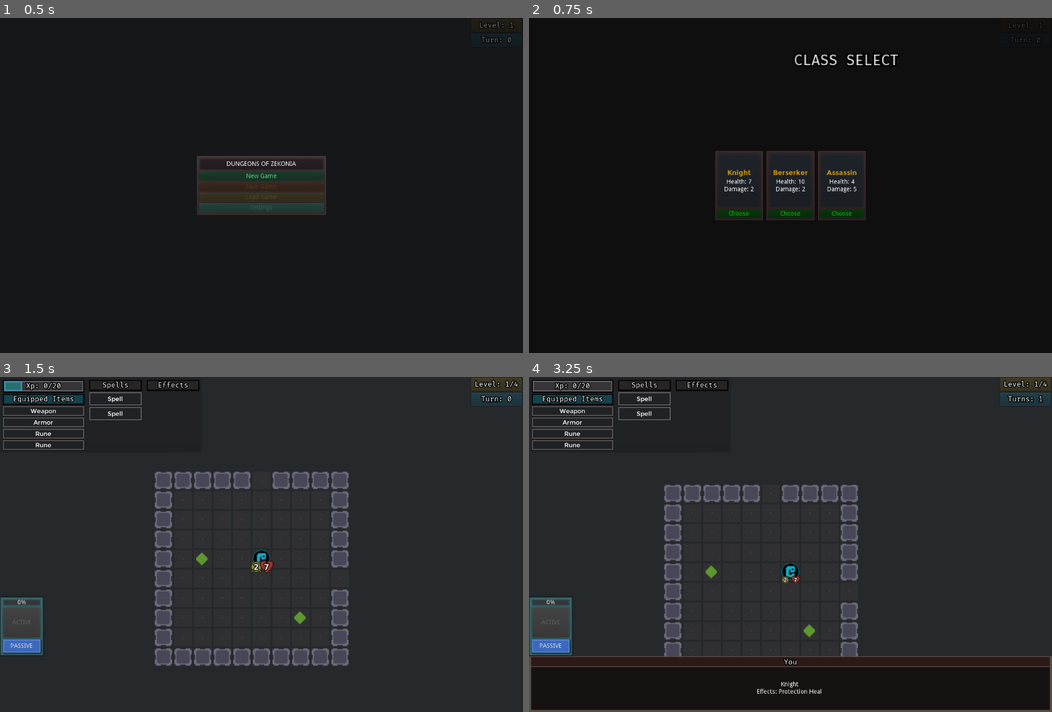
Above: before the commit, frames 1-4 (two rows, left to right).
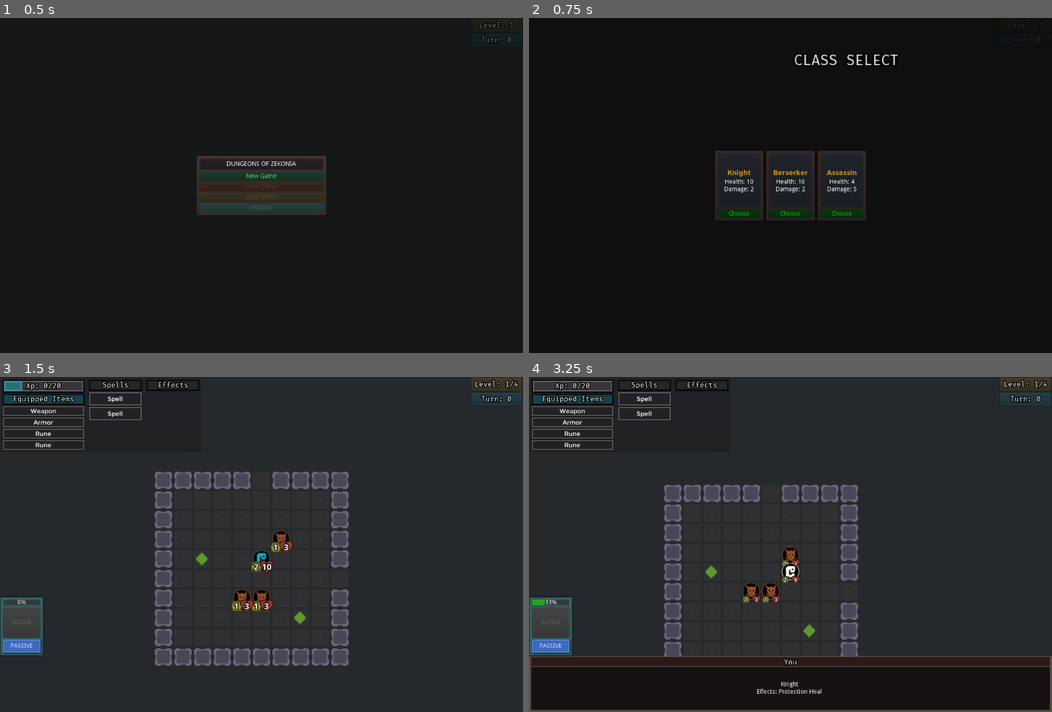
Above: after the commit, the same moments.

Repository: ZenCoderGames/ZRoguelikeGame
Game: Godot game, scene res://scene/main/MainScene.tscn
The game is run twice, just before and just after one commit, with the same random seed, the same clock (stepped at 60 frames per second) and the same inputs.
Inputs (mouse positions are in pixels of both pictures, inside the frame that each line leads up to):
- Up to frame 1 (0.5 s): no input
- Up to frame 2 (0.75 s): click "New Game" at 0.5 s
- Up to frame 3 (1.5 s): click "Choose" at 1.25 s
- Up to frame 4 (3.25 s): click "PASSIVE" at 2 s; tap Enter at 2.75 s; move the mouse to (790, 571) at 2.77 s; hold Right (move_right) from 2.78 s (still down); tap S (cam_move_down) at 2.85 s

Frame 1 is identical in both runs. In frame 2, less than 0.1% of the frame differs, in the area x 37-43%, y 48-50%; in frame 3, 0.7%; in frame 4, 0.8%, in the area x 0-99%, y 5-69%.

Commit message:
Character ability updates

Diff:
--- a/project.godot
+++ b/project.godot
@@ -125,6 +125,16 @@
 "path": "res://scripts/battle/data/actions/ActionLifeStealData.gd"
 }, {
 "base": "Action",
+"class": "ActionModifyAttack",
+"language": "GDScript",
+"path": "res://scripts/battle/instance/actions/ActionModifyAttack.gd"
+}, {
+"base": "ActionData",
+"class": "ActionModifyAttackData",
+"language": "GDScript",
+"path": "res://scripts/battle/data/actions/ActionModifyAttackData.gd"
+}, {
+"base": "Action",
 "class": "ActionModifySpecial",
 "language": "GDScript",
 "path": "res://scripts/battle/instance/actions/ActionModifySpecial.gd"
@@ -208,6 +218,11 @@
 "class": "ActionTypes",
 "language": "GDScript",
 "path": "res://scripts/battle/instance/actions/ActionTypes.gd"
+}, {
+"base": "Reference",
+"class": "AttackModifier",
+"language": "GDScript",
+"path": "res://scripts/battle/instance/characters/AttackModifier.gd"
 }, {
 "base": "Node",
 "class": "BattleInstance",
@@ -483,6 +498,8 @@
 "ActionLifeDrainData": "",
 "ActionLifeSteal": "",
 "ActionLifeStealData": "",
+"ActionModifyAttack": "",
+"ActionModifyAttackData": "",
 "ActionModifySpecial": "",
 "ActionModifySpecialData": "",
 "ActionModifyStatusEffect": "",
@@ -500,6 +517,7 @@
 "ActionSpawnEffect": "",
 "ActionSpawnEffectData": "",
 "ActionTypes": "",
+"AttackModifier": "",
 "BattleInstance": "",
 "BattleUI": "",
 "BattleView": "",
--- a/resource/characters.json
+++ b/resource/characters.json
@@ -9,7 +9,7 @@
 				"stats": [
 					{
 						"type": "HEALTH",
-						"value": 7
+						"value": 10
 					},
 					{
 						"type": "DAMAGE",
@@ -18,9 +18,9 @@
 				],
 				"active": {
 					"id": "KNIGHT_SPECIAL",
-					"description": "3 successful attacks charges up the ability. \nOn use, grants the player [Protection] for 1 turn",
-					"conditions": ["ON_POST_HIT"],
-					"count": 4,
+					"description": "Charge: 3 successful hits taken charges up the ability.\n\nActivate: grants the player [Protection] for 1 turn",
+					"conditions": ["ON_TAKE_HIT"],
+					"count": 3,
 					"executeCondition": "NONE",
 					"timeline": [
 						{
@@ -32,7 +32,7 @@
 						}
 					]
 				},
-				"passive": "PASSIVE_KNIGHT_HEAL"
+				"passive": "PASSIVE_KNIGHT"
 			},
 			{
 				"id": "BERSERKER",
@@ -51,27 +51,21 @@
 				],
 				"active": {
 					"id": "BERSERKER_SPECIAL",
-					"description": "4 successful hits taken by the player charges up the ability. \nOn use, Spin around and do attack damage all nearby enemy",
-					"conditions": ["ON_TAKE_HIT"],
-					"count": 4,
-					"executeCondition": "NEARBY_ENEMY",
+					"description": "Charge: 3 successful hits charges up the ability. \n\nActivate: Charges up your next attack to do splash damage to all nearby targets",
+					"conditions": ["ON_POST_HIT"],
+					"count": 3,
+					"executeCondition": "NONE",
 					"timeline": [
 						{
-							"type": "FIND_TARGETS",
+							"type": "ADD_STATUS_EFFECT",
 							"params": {
-								"range": 1,
-								"maxTargets": 4
-							}
-						},
-						{
-							"type": "DO_DAMAGE_TO_TARGETS",
-							"params": {
-								"useCharacterDamage": true
+								"statusEffectId": "STATUS_EFFECT_BARBARIAN_SPECIAL",
+								"applyToSource": true
 							}
 						}
 					]
 				},
-				"passive": "PASSIVE_BERSERKER_STUN"
+				"passive": "PASSIVE_BERSERKER"
 			},
 			{
 				"id": "ASSASSIN",
@@ -89,7 +83,7 @@
 				],
 				"active": {
 					"id": "ASSASSIN_SPECIAL",
-					"description": "2 successful kills charges up the ability. \nOn use, grants the player [Stealth] for 2 turns",
+					"description": "Charge: 2 successful kills charges up the ability. \n\nActivate: Grants the player [Stealth] for 2 turns",
 					"conditions": ["ON_KILL"],
 					"count": 2,
 					"executeCondition": "NONE",
@@ -103,7 +97,7 @@
 						}
 					]
 				},
-				"passive": "PASSIVE_ASSASSIN_CRITICAL"
+				"passive": "PASSIVE_ASSASSIN"
 			}
 		],
 		"enemies": [
--- a/resource/items.json
+++ b/resource/items.json
@@ -157,15 +157,15 @@
 		},
 		{
 			"#disable": true,
-			"id": "ITEM_SPELL_WHIRLWIND",
-			"name": "Whirlwind",
-			"description": "Spin around and damage all targets with your current damage",
-			"fullDescription": "Spin around and damage all targets with your current damage",
-			"path": "entity/items/spells/Spell_Tier1.tscn",
-			"type": "SPELL",
-			"tier": 2,
-			"maxCount": 1,
-			"spellId": "SPELL_WHIRLWIND"
+			"id": "ITEM_SPELL_AOE_STUN",
+			"name": "Aoe Stun",
+			"description": "Stun all nearby enemies",
+			"fullDescription": "Stun all nearby enemies",
+			"path": "entity/items/spells/Spell_Tier1.tscn",
+			"type": "SPELL",
+			"tier": 2,
+			"maxCount": 1,
+			"spellId": "SPELL_AOE_STUN"
 		},
 		{
 			"#disable": true,
--- a/resource/passives.json
+++ b/resource/passives.json
@@ -23,9 +23,9 @@
 			]
 		},
 		{
-			"id": "PASSIVE_KNIGHT_HEAL",
+			"id": "PASSIVE_KNIGHT",
 			"name": "Protection Heal",
-			"description": "Heal for 1 when hit while [Protected]",
+			"description": "Heal for 1 whenever you block a hit",
 			"conditions": [
 				"ON_BLOCKED_HIT"
 			],
@@ -44,9 +44,9 @@
 			]
 		},
 		{
-			"id": "PASSIVE_ASSASSIN_CRITICAL",
+			"id": "PASSIVE_BERSERKER",
 			"name": "Critical Strike",
-			"description": "Every 3rd attack is a critical hit",
+			"description": "After 3 attacks, charge up your next attack to do a critical hit",
 			"conditions": [
 				"ON_POST_ATTACK"
 			],
@@ -63,26 +63,40 @@
 			]
 		},
 		{
-			"id": "PASSIVE_BERSERKER_STUN",
-			"name": "Berserker Stun",
-			"description": "Every 3rd hit from the Berserker, stuns its target",
-			"conditions": [
-				"ON_POST_ATTACK"
-			],
-			"triggerCount": 3,
-			"resetCountOnActivate": true,
-			"timeline": [
-				{
-					"type": "FIND_TARGETS",
-					"params": {
-						"lastHitTarget": true
-					}
-				},
-				{
-					"type": "ADD_STATUS_EFFECT",
-					"params": {
-						"statusEffectId": "STATUS_EFFECT_STUN",
-						"applyToTargets": true
+			"id": "PASSIVE_ASSASSIN",
+			"name": "Assassin Stealth Rage",
+			"description": "Gain +2 Attack when going into Stealth",
+			"timeline": [
+				{
+					"type": "MODIFY_STATUS_EFFECT",
+					"params": {
+						"statusEffectId": "STATUS_EFFECT_STEALTH",
+						"startTimeline": [
+							{
+								"type": "ADD_STAT_MODIFIER",
+								"params": {
+									"statModifiers": [
+										{
+											"type": "DAMAGE",
+											"baseValue": 2
+										}
+									]
+								}
+							}
+						],
+						"endTimeline": [
+							{
+								"type": "ADD_STAT_MODIFIER",
+								"params": {
+									"statModifiers": [
+										{
+											"type": "DAMAGE",
+											"baseValue": -2
+										}
+									]
+								}
+							}
+						]
 					}
 				}
 			]
--- a/resource/spells.json
+++ b/resource/spells.json
@@ -7,20 +7,20 @@
 				{
 					"type": "FIND_TARGETS",
 					"params": {
-						"range": 1,
+						"range": 3,
 						"maxTargets": 1
 					}
 				},
 				{
 					"type": "DO_DAMAGE_TO_TARGETS",
 					"params": {
-						"damage": 10
+						"damage": 15
 					}
 				}
 			]
 		},
 		{
-			"id": "SPELL_WHIRLWIND",
+			"id": "SPELL_AOE_STUN",
 			"cooldown": 10,
 			"timeline": [
 				{
@@ -31,9 +31,10 @@
 					}
 				},
 				{
-					"type": "DO_DAMAGE_TO_TARGETS",
+					"type": "ADD_STATUS_EFFECT",
 					"params": {
-						"useCharacterDamage": true
+						"statusEffectId": "STATUS_EFFECT_STUN",
+						"applyToTargets": true
 					}
 				}
 			]
--- a/resource/statusEffects.json
+++ b/resource/statusEffects.json
@@ -3,7 +3,7 @@
 		{
 			"id": "STATUS_EFFECT_STUN",
 			"name": "Stun",
-			"description": "Stuns for 1 turn",
+			"description": "Stuns for 2 turn",
 			"instanceCount": 2,
 			"endConditions": [
 				"ON_END_TURN"
@@ -45,7 +45,7 @@
 			"description": "Next hit is critical",
 			"instanceCount": 1,
 			"endConditions": [
-				"ON_POST_HIT"
+				"ON_POST_ATTACK"
 			],
 			"startTimeline": [
 				{
@@ -147,17 +147,6 @@
 					}
 				},
 				{
-					"type": "ADD_STAT_MODIFIER",
-					"params": {
-						"statModifiers": [
-							{
-								"type": "DAMAGE",
-								"baseValue": 2
-							}
-						]
-					}
-				},
-				{
 					"type": "MODIFY_VISUAL",
 					"params": {
 						"tintColor": "#5a3d4a4c"
@@ -172,20 +161,42 @@
 					}
 				},
 				{
-					"type": "ADD_STAT_MODIFIER",
-					"params": {
-						"statModifiers": [
-							{
-								"type": "DAMAGE",
-								"baseValue": -2
-							}
-						]
-					}
-				},
-				{
 					"type": "MODIFY_VISUAL",
 					"params": {
 						"resetToOriginalTint": true
+					}
+				}
+			]
+		},
+		{
+			"id": "STATUS_EFFECT_BARBARIAN_SPECIAL",
+			"name": "Cleave (360)",
+			"description": "Modifies player's attack to cleave all nearby enemies",
+			"instanceCount": 1,
+			"endConditions": [
+				"ON_POST_ATTACK"
+			],
+			"startTimeline": [
+				{
+					"type": "FIND_TARGETS",
+					"params": {
+						"range": 1,
+						"maxTargets": 4
+					}
+				},
+				{
+					"type": "MODIFY_ATTACK",
+					"params": {
+						"damageMultiplier": 1.0,
+						"applyToTargets": true
+					}
+				}
+			],
+			"endTimeline": [
+				{
+					"type": "MODIFY_ATTACK",
+					"params": {
+						"removeModifier": true
 					}
 				}
 			]
--- a/scene/main/MainScene.tscn
+++ b/scene/main/MainScene.tscn
@@ -43,6 +43,7 @@
 [node name="Battle" type="Node2D" parent="."]
 script = ExtResource( 4 )
 doorsStayOpenDuringBattle = true
+debugSpawnEnemyEncounter = "TEST_ENC_MULTIPLE"
 debugSpawnItems = [ "RUNE_VAMPIRIC" ]
 
 [node name="PlayerInput" type="Node" parent="Battle"]
@@ -110,8 +111,8 @@
 [node name="Label" type="Label" parent="CanvasLayer/VictoryUI"]
 margin_left = 7.0
 margin_top = 7.0
-margin_right = 793.0
-margin_bottom = 593.0
+margin_right = 1193.0
+margin_bottom = 761.0
 size_flags_horizontal = 3
 size_flags_vertical = 7
 custom_fonts/font = SubResource( 2 )
@@ -122,7 +123,7 @@
 [node name="Label2" type="Label" parent="CanvasLayer/VictoryUI"]
 margin_left = 7.0
 margin_top = 7.0
-margin_right = 793.0
+margin_right = 1193.0
 margin_bottom = 44.0
 rect_pivot_offset = Vector2( 0, 100 )
 size_flags_horizontal = 3
@@ -134,10 +135,10 @@
 autowrap = true
 
 [node name="BackToMenu" type="Button" parent="CanvasLayer/VictoryUI"]
-margin_left = 350.0
-margin_top = 573.0
-margin_right = 449.0
-margin_bottom = 593.0
+margin_left = 550.0
+margin_top = 741.0
+margin_right = 649.0
+margin_bottom = 761.0
 size_flags_horizontal = 4
 size_flags_vertical = 8
 text = "Back to Menu"
--- a/scripts/battle/data/actions/ActionDataTypes.gd
+++ b/scripts/battle/data/actions/ActionDataTypes.gd
@@ -36,6 +36,8 @@
 		return ActionModifySpecialData.new(dataJS)
 	elif actionType==ActionModifyStatusEffectData.ID:
 		return ActionModifyStatusEffectData.new(dataJS)
+	elif actionType==ActionModifyAttackData.ID:
+		return ActionModifyAttackData.new(dataJS)
 
 	print_debug("[ERROR] Invalid Action Data Type", actionType)
 	return null
--- /dev/null
+++ b/scripts/battle/data/actions/ActionModifyAttackData.gd
@@ -0,0 +1,14 @@
+extends ActionData
+
+class_name ActionModifyAttackData
+
+const ID:String = "MODIFY_ATTACK"
+
+var damageMultiplier:float
+var applyToTargets:bool
+var removeModifier:bool
+
+func _init(dataJS).(dataJS):
+    damageMultiplier = Utils.get_data_from_json(params, "damageMultiplier", 1.0)
+    applyToTargets = Utils.get_data_from_json(params, "applyToTargets", false)
+    removeModifier = Utils.get_data_from_json(params, "removeModifier", false)
--- a/scripts/battle/data/passives/PassiveData.gd
+++ b/scripts/battle/data/passives/PassiveData.gd
@@ -10,35 +10,36 @@
 var resetCountOnActivate:bool
 
 func _init(dataJS):
-    id = dataJS["id"]
-    name = dataJS["name"]
-    description = dataJS["description"]
+	id = dataJS["id"]
+	name = dataJS["name"]
+	description = dataJS["description"]
 
-    var conditionsJSList = dataJS["conditions"]
-    for conditionStr in conditionsJSList:
-        if Constants.TRIGGER_CONDITION.has(conditionStr):
-            triggerConditions.append(Constants.TRIGGER_CONDITION.get(conditionStr))
-        else:
-            print("ERROR: Invalid Condition Type For PassiveData - ", conditionStr)
+	if dataJS.has("conditions"):
+		var conditionsJSList = dataJS["conditions"]
+		for conditionStr in conditionsJSList:
+			if Constants.TRIGGER_CONDITION.has(conditionStr):
+				triggerConditions.append(Constants.TRIGGER_CONDITION.get(conditionStr))
+			else:
+				print("ERROR: Invalid Condition Type For PassiveData - ", conditionStr)
 
-    if dataJS.has("conditionParams"):
-        var conditionParams = dataJS["conditionParams"]
-        if conditionParams.has("statusEffectId"):
-            triggerConditionParams["statusEffectId"] = conditionParams["statusEffectId"]
-        if conditionParams.has("enemyStatusEffectId"):
-            triggerConditionParams["enemyStatusEffectId"] = conditionParams["enemyStatusEffectId"]
+	if dataJS.has("conditionParams"):
+		var conditionParams = dataJS["conditionParams"]
+		if conditionParams.has("statusEffectId"):
+			triggerConditionParams["statusEffectId"] = conditionParams["statusEffectId"]
+		if conditionParams.has("enemyStatusEffectId"):
+			triggerConditionParams["enemyStatusEffectId"] = conditionParams["enemyStatusEffectId"]
 
-    var actionsJSList = dataJS["timeline"]
-    for actionJS in actionsJSList:
-        var actionData:ActionData = ActionDataTypes.create(actionJS)
-        if actionData!=null:
-            timeline.append(actionData)
+	var actionsJSList = dataJS["timeline"]
+	for actionJS in actionsJSList:
+		var actionData:ActionData = ActionDataTypes.create(actionJS)
+		if actionData!=null:
+			timeline.append(actionData)
 
-    triggerCount = Utils.get_data_from_json(dataJS, "triggerCount", 0)
-    resetCountOnActivate = Utils.get_data_from_json(dataJS, "resetCountOnActivate", false)
+	triggerCount = Utils.get_data_from_json(dataJS, "triggerCount", 0)
+	resetCountOnActivate = Utils.get_data_from_json(dataJS, "resetCountOnActivate", false)
 
 func get_display_name():
-    return name
+	return name
 
 func get_description():
-    return description
+	return description
--- /dev/null
+++ b/scripts/battle/instance/actions/ActionModifyAttack.gd
@@ -0,0 +1,15 @@
+extends Action
+
+class_name ActionModifyAttack
+
+func _init(actionData, parentChar).(actionData, parentChar):
+	pass
+
+func execute():
+	var data:ActionModifyAttackData = actionData as ActionModifyAttackData
+
+	if data.removeModifier:
+		character.remove_attack_modifier()
+	else:
+		var attackModifier:AttackModifier = AttackModifier.new(data.damageMultiplier, data.applyToTargets)
+		character.add_attack_modifier(attackModifier)
--- a/scripts/battle/instance/actions/ActionTypes.gd
+++ b/scripts/battle/instance/actions/ActionTypes.gd
@@ -35,6 +35,8 @@
 		return ActionModifySpecial.new(actionData, parentChar)
 	elif actionData.type==ActionModifyStatusEffectData.ID:
 		return ActionModifyStatusEffect.new(actionData, parentChar)
+	elif actionData.type==ActionModifyAttackData.ID:
+		return ActionModifyAttack.new(actionData, parentChar)
 
 	print_debug("[ERROR] Invalid Action Type", actionData.type)
 	return null
--- /dev/null
+++ b/scripts/battle/instance/characters/AttackModifier.gd
@@ -0,0 +1,9 @@
+
+class_name AttackModifier
+
+var damageMultiplier:float
+var applyToTargets:bool
+
+func _init(damageMultiplierVal:float, applyToTargetsVal:bool):
+    damageMultiplier = damageMultiplierVal
+    applyToTargets = applyToTargetsVal
--- a/scripts/battle/instance/characters/Character.gd
+++ b/scripts/battle/instance/characters/Character.gd
@@ -39,6 +39,8 @@
 var special:Special
 var specialModifierList:Array = []
 var specialPassive:Passive
+
+var attackModifier:AttackModifier
 
 var maxSpellSlots:int = 2
 var maxRuneSlots:int = 2
@@ -274,8 +276,16 @@
 		yield(get_tree().create_timer(0.075), "timeout")
 
 		emit_signal("OnPreAttack", entity)
+
 		var damageAmount:int = get_stat_value(StatData.STAT_TYPE.DAMAGE)
-		HitResolutionManager.do_hit(self, entity, damageAmount)
+
+		if attackModifier!=null:
+			damageAmount = int(damageAmount * attackModifier.damageMultiplier)
+			var targets = get_targets()
+			for target in targets:
+				HitResolutionManager.do_hit(self, target, damageAmount)
+		else:
+			HitResolutionManager.do_hit(self, entity, damageAmount)
 
 		# Feels
 		if entity.isDead:
@@ -379,8 +389,8 @@
 	yield(get_tree().create_timer(duration), "timeout")
 	damageText.visible = false
 
-func _create_damage_text_tween(entity):
-	var dirn:int = dirn_to_character(entity)
+func _create_damage_text_tween(_entity):
+	"""var dirn:int = dirn_to_character(entity)
 	# damage text
 	var startPos:Vector2 = Vector2(0,-30)
 	var endPos:Vector2 = Vector2(10,-60)
@@ -395,7 +405,7 @@
 		endPos = Vector2(0,-30)
 	elif dirn==Constants.DIRN_TYPE.DOWN:
 		startPos = Vector2(0, 0)
-		endPos = Vector2(0, 10)
+		endPos = Vector2(0, 10)"""
 
 	var colorOriginal:Color = damageText.self_modulate
 	colorOriginal.a = 1.0
@@ -534,6 +544,13 @@
 			matchedspecialModifiers.append(specialModifier)
 
 	return matchedspecialModifiers
+
+# ATTACK
+func add_attack_modifier(attackModifierVal:AttackModifier):
+	attackModifier = attackModifierVal
+
+func remove_attack_modifier():
+	attackModifier = null
 
 # ABILITIES
 func add_ability(abilityData:AbilityData):
--- a/scripts/battle/instance/characters/Passive.gd
+++ b/scripts/battle/instance/characters/Passive.gd
@@ -18,7 +18,10 @@
 		if(action!=null):
 			timelineActions.append(action)
 
-	_combatEventReceiver = CombatEventReceiver.new(data.triggerConditions, data.triggerConditionParams, character, funcref(self, "on_event_triggered"))
+	if data.triggerConditions.size()>0:
+		_combatEventReceiver = CombatEventReceiver.new(data.triggerConditions, data.triggerConditionParams, character, funcref(self, "on_event_triggered"))
+	else:
+		activate()
 
 func on_event_triggered():
 	attempt_activate()
--- a/scripts/battle/ui/CharacterUI.gd
+++ b/scripts/battle/ui/CharacterUI.gd
@@ -68,7 +68,7 @@
 	# Create Base Spells
 	nonBaseContainer.visible = true
 	spellContainer.visible = true
-	for i in range(character.maxSpellSlots):
+	for __ in range(character.maxSpellSlots):
 		var newSpellUI:SpellItemUI = SpellButtonUI.instance()
 		spellContainer.add_child(newSpellUI)
 		newSpellUI.init_as_empty("Spell")
@@ -77,7 +77,7 @@
 	# Create Weapon
 	weaponSlot = _create_item_slot("Weapon")
 	armorSlot = _create_item_slot("Armor")
-	for i in range(character.maxRuneSlots):
+	for __ in range(character.maxRuneSlots):
 		runeSlots.append(_create_item_slot("Rune"))
 
 func _create_item_slot(slotName:String):
--- a/ui/MainMenuUI.tscn
+++ b/ui/MainMenuUI.tscn
@@ -18,22 +18,29 @@
 
 [node name="DeathUI" type="Control" parent="."]
 unique_name_in_owner = true
-margin_top = 100.0
-margin_right = 801.0
-margin_bottom = 442.0
+anchor_left = 0.5
+anchor_top = 0.5
+anchor_right = 0.5
+anchor_bottom = 0.5
+margin_left = -600.0
+margin_top = -384.0
+margin_right = 600.0
+margin_bottom = 384.0
 
 [node name="Panel" type="Panel" parent="DeathUI"]
 self_modulate = Color( 0.262745, 0.207843, 0.207843, 0.47451 )
-margin_left = -1.0
-margin_top = -158.0
-margin_right = 798.0
-margin_bottom = 436.0
+anchor_right = 1.0
+anchor_bottom = 1.0
 
 [node name="Label" type="Label" parent="DeathUI/Panel"]
-margin_left = 146.0
-margin_top = 152.0
-margin_right = 402.0
-margin_bottom = 251.0
+anchor_left = 0.393
+anchor_top = 0.436
+anchor_right = 0.82
+anchor_bottom = 0.693
+margin_left = -111.6
+margin_top = -184.848
+margin_right = -368.0
+margin_bottom = -283.224
 rect_scale = Vector2( 2, 2 )
 theme = ExtResource( 2 )
 text = "YOU DIED!"
Not shown, changed: todoProgress.txt
